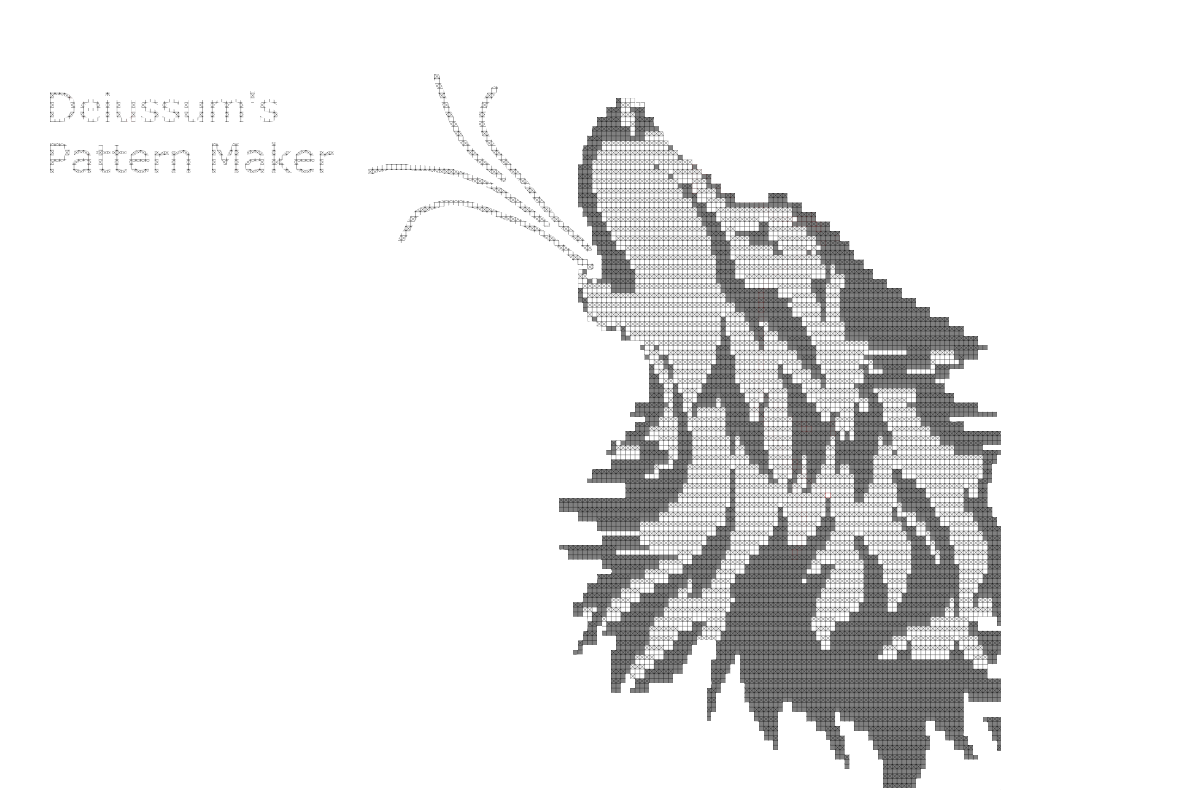
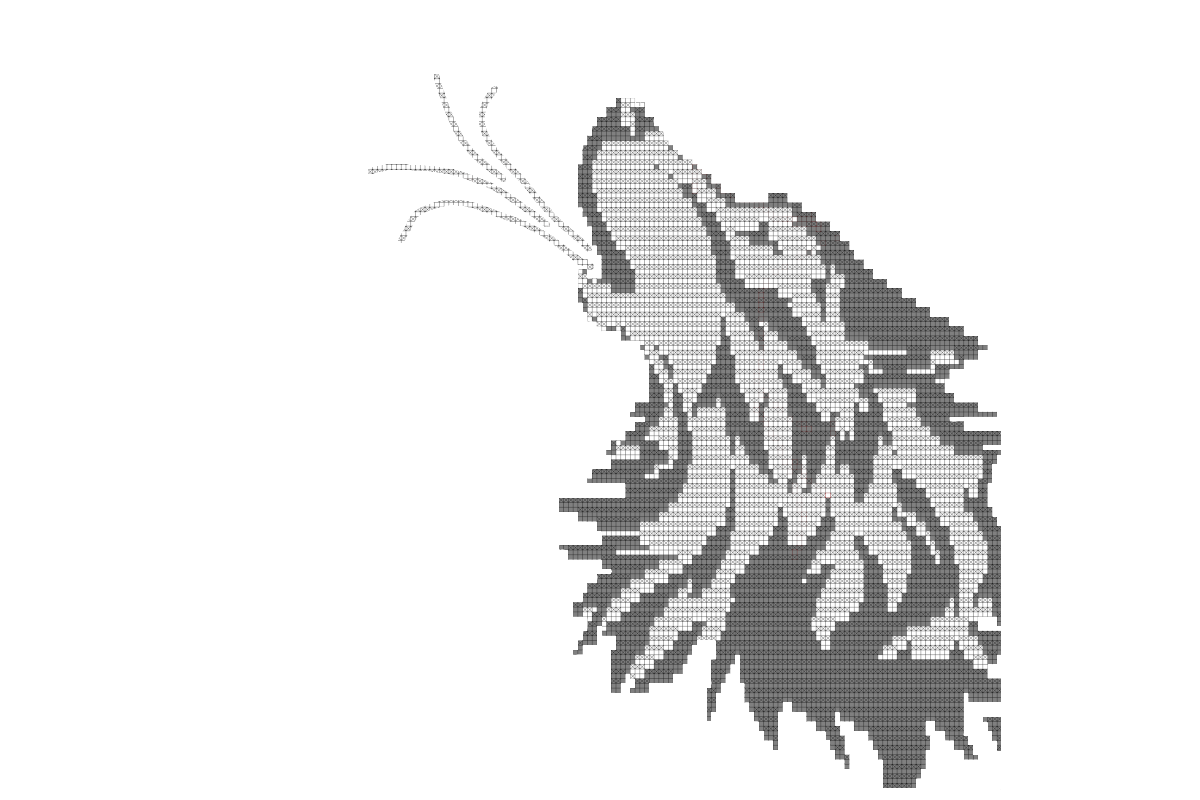
Before/after of a (1200, 800) layered artwork. What changed in the layer stack:
painted on "Pasted Layer" over (50, 91, 334, 173)
